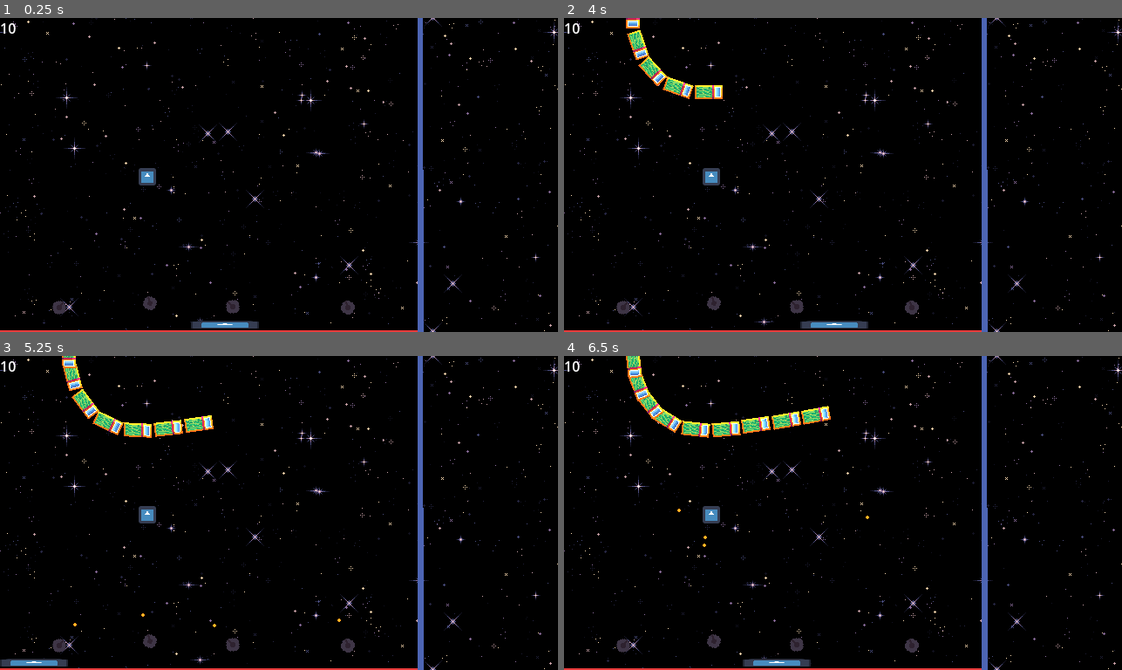
Above: before the commit, frames 1-4 (two rows, left to right).
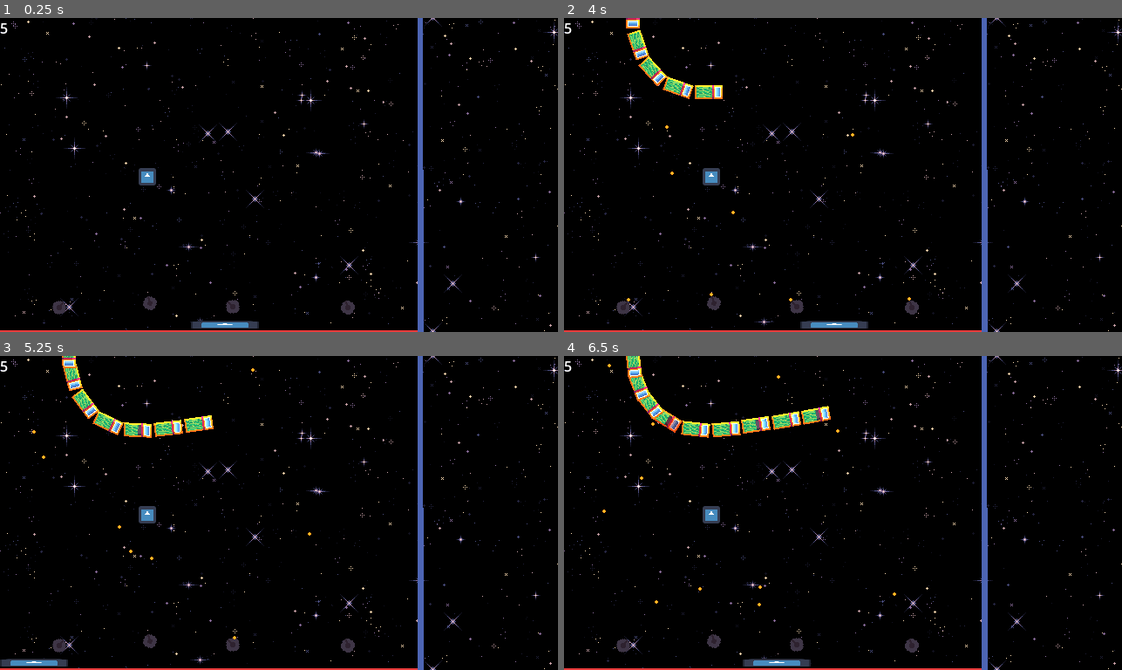
Above: after the commit, the same moments.

Repository: xefensor/tower-breakout
Game: Godot game, scene res://Game.tscn
Same seed, same stepped clock (60 frames per second), same inputs: the game is played once before the commit and once after it. The engine's default icon, where the game draws it, is replaced by a stand-in: a white triangle on a blue panel in a dark square.
Inputs (mouse positions are in pixels of both pictures, inside the frame that each line leads up to):
- Up to frame 1 (0.25 s): no input
- Up to frame 2 (4 s): tap Enter at 0.5 s; move the mouse to (625, 306) at 0.52 s; press the mouse at (625, 306) at 0.53 s; hold D (paddle_right) 0.53-1.28 s; move the mouse to (714, 303) at 1.27 s; release the mouse at (714, 303) at 1.28 s; hold A (paddle_left) 1.28-2.03 s; click (714, 303) at 1.35 s; move the mouse to (909, 306) at 2.02 s; press the mouse at (909, 306) at 2.03 s; hold D (paddle_right) 2.03-3.53 s; move the mouse to (798, 306) at 2.77 s; release the mouse at (798, 306) at 2.78 s; click (798, 306) at 2.85 s; move the mouse to (1010, 222) at 3.52 s; press the mouse at (1010, 222) at 3.53 s; hold A (paddle_left) from 3.53 s (still down)
- Up to frame 3 (5.25 s): keep holding A (paddle_left); move the mouse to (111, 465) at 4.27 s; release the mouse at (111, 465) at 4.28 s; click (111, 465) at 4.35 s; move the mouse to (306, 513) at 5.02 s; press the mouse at (306, 513) at 5.03 s
- Up to frame 4 (6.5 s): move the mouse to (759, 434) at 5.77 s; release A (paddle_left) at 5.78 s; release the mouse at (759, 434) at 5.78 s; hold D (paddle_right) from 5.78 s (still down); click (759, 434) at 5.85 s

The runs differ from the first frame. In frame 1, less than 0.1% of the frame differs, in the area x 0-3%, y 1-5%; in frame 2, 0.1%; in frame 3, 0.1%; in frame 4, 0.3%, in the area x 0-60%, y 1-80%.

Commit message:
bounce types

Diff:
--- a/balls/ball.gd
+++ b/balls/ball.gd
@@ -6,11 +6,14 @@
 
 @export var weight: int = 10
 @export var _health: Health
+@export var bounce_type: BOUNCE_TYPE
 @export var bounce_audio_player: OneShotAudioPlayer
 
 var triggers: Array[Trigger]
 
 @onready var _visible_on_screen_notifier_2D: VisibleOnScreenNotifier2D = NodeUtils.get_child_by_class(self, VisibleOnScreenNotifier2D)
+
+enum BOUNCE_TYPE {NORMAL, REVERSE, SNIPER, CANNON}
 
 
 func _ready() -> void:
@@ -20,8 +23,6 @@
 	_health.died.connect(queue_free)
 
 	triggers.append(TriggerDamageable.new())
-	triggers[0].bounce.ball = self
-	triggers[0].bounce.audio_player = $OneShotAudioPlayer
 	hitted_damageable.connect(triggers[0].trigger)
 
 
@@ -31,15 +32,51 @@
 	var collision_info: KinematicCollision2D = move_and_collide(velocity * delta)
 	if collision_info:
 		var _collider: Object = collision_info.get_collider()
+		var hitted_enemy := false
 
 		if _collider is Paddle:
 			_collider.ball_hit(self)
 			return
 		elif _collider.has_method("take_damage"):
 			hitted_damageable.emit(collision_info)
+			hitted_enemy = true
+
+		bounce_audio_player.one_shot_play(Level.instance)
+		velocity = calculate_baunce(bounce_type, collision_info, hitted_enemy)
 
 		_health.take_damage(1)
 		move_and_collide(velocity * delta)
+
+
+func calculate_baunce(bounce_type: BOUNCE_TYPE, collision_info: KinematicCollision2D, hitted_enemy: bool) -> Vector2:
+	var normal: Vector2 = collision_info.get_normal()
+	var bounce: Vector2 = velocity.bounce(normal)
+
+	match bounce_type:
+		BOUNCE_TYPE.NORMAL:
+			bounce = velocity.bounce(normal)
+		BOUNCE_TYPE.REVERSE:
+			bounce = velocity.rotated(PI)
+		BOUNCE_TYPE.SNIPER:
+			if not hitted_enemy:
+				var enemies := get_tree().get_nodes_in_group("enemies")
+
+				if enemies:
+					var nearest_node: Node2D = null
+					var nearest_distance: float = INF
+
+					for node in enemies:
+						var dist = global_position.distance_to(node.global_position)
+						if dist < nearest_distance:
+							nearest_distance = dist
+							nearest_node = node
+
+					bounce = (nearest_node.global_position - global_position).normalized() * velocity.length()
+		BOUNCE_TYPE.CANNON:
+			if collision_info.get_collider().is_queued_for_deletion():
+				bounce = velocity
+
+	return bounce + collision_info.get_collider_velocity() * 0.5
 
 
 func _on_death() -> void:
--- a/balls/ball.tscn
+++ b/balls/ball.tscn
@@ -9,8 +9,8 @@
 [sub_resource type="Resource" id="Resource_ota7r"]
 resource_local_to_scene = true
 script = ExtResource("2_5j7o3")
-max_health = 10
-current_health = 10
+max_health = 5
+current_health = 5
 damageable = true
 killable = true
 healable = true
@@ -29,6 +29,7 @@
 collision_mask = 35
 script = ExtResource("1_ht7ih")
 _health = SubResource("Resource_ota7r")
+bounce_type = 3
 bounce_audio_player = NodePath("OneShotAudioPlayer")
 metadata/_custom_type_script = "uid://dqe2rhlr6ul7l"
 
--- a/balls/bounce/bounce.gd
+++ /dev/null
@@ -1,13 +0,0 @@
-class_name Bounce
-extends Resource
-
-
-var ball: Ball
-var audio_player: OneShotAudioPlayer
-
-
-func bounce(collision_info: KinematicCollision2D):
-	audio_player.one_shot_play(Level.instance)
-
-	var normal: Vector2 = collision_info.get_normal()
-	ball.velocity = ball.velocity.bounce(normal) + collision_info.get_collider_velocity()*0.5
--- a/balls/triggers/trigger.gd
+++ b/balls/triggers/trigger.gd
@@ -3,7 +3,6 @@
 
 
 var effects: Array[Effect]
-var bounce: Bounce = Bounce.new()
 
 
 #func trigger():
--- a/balls/triggers/trigger_damageable.gd
+++ b/balls/triggers/trigger_damageable.gd
@@ -10,5 +10,3 @@
 func trigger(collision_info: KinematicCollision2D):
 	for effect in effects:
 		effect.play(collision_info.get_collider())
-
-	bounce.bounce(collision_info)
--- a/enemies/truck_01/enemy.gd
+++ b/enemies/truck_01/enemy.gd
@@ -1,6 +1,5 @@
 class_name Enemy
 extends AnimatableBody2D
-
 
 signal died()
 
@@ -8,8 +7,13 @@
 @export var paddle_damage: int = 1
 @export var explosion_audio_player: OneShotAudioPlayer
 @export var explosion_sprite: OneShotAnimatedSprite2D
+@export var hit_color: Color = Color(1, 0.3, 0.3) # červený efekt
+@export var hit_duration: float = 0.1
+
+var tween : Tween
 
 @onready var health_bar: TextureProgressBar = NodeUtils.get_child_by_class(self, TextureProgressBar)
+@onready var sprite: CanvasItem = $Sprite2D # uprav podle toho, co používáš
 
 
 func _init() -> void:
@@ -28,6 +32,14 @@
 
 func take_damage(amount: int) -> void:
 	health.take_damage(amount)
+	_play_hit_effect()
+
+
+func _play_hit_effect() -> void:
+	tween = create_tween()
+	var original_color := sprite.modulate
+	sprite.modulate = hit_color
+	tween.tween_property(sprite, "modulate", original_color, hit_duration)
 
 
 func die() -> void:
@@ -42,4 +54,4 @@
 
 
 func _on_health_changed(newhealth : int) -> void:
-	health_bar.value = 100 /health.max_health * newhealth
+	health_bar.value = 100 / health.max_health * newhealth
--- a/enemies/truck_01/truck_01.tscn
+++ b/enemies/truck_01/truck_01.tscn
@@ -72,7 +72,7 @@
 progression_speed = 50.0
 metadata/_custom_type_script = "uid://c6x0vlshg7kfq"
 
-[node name="Enemy" type="AnimatableBody2D" parent="." node_paths=PackedStringArray("explosion_audio_player", "explosion_sprite")]
+[node name="Enemy" type="AnimatableBody2D" parent="." node_paths=PackedStringArray("explosion_audio_player", "explosion_sprite") groups=["enemies"]]
 collision_layer = 32
 collision_mask = 4
 sync_to_physics = false
--- a/levels/test_level_01.tscn
+++ b/levels/test_level_01.tscn
@@ -21,8 +21,8 @@
 
 [sub_resource type="Resource" id="Resource_r1saj"]
 script = ExtResource("2_wro8d")
-max_health = 10
-current_health = 10
+max_health = 5
+current_health = 5
 damageable = true
 killable = true
 healable = true
@@ -84,8 +84,8 @@
 
 [sub_resource type="Resource" id="Resource_ospbt"]
 script = ExtResource("2_wro8d")
-max_health = 10
-current_health = 10
+max_health = 5
+current_health = 5
 damageable = true
 killable = true
 healable = false
--- a/paddles/paddle.tscn
+++ b/paddles/paddle.tscn
@@ -7,8 +7,8 @@
 
 [sub_resource type="Resource" id="Resource_i2dyn"]
 script = ExtResource("2_m348f")
-max_health = 10
-current_health = 10
+max_health = 5
+current_health = 5
 damageable = true
 killable = true
 healable = true
--- a/project.godot
+++ b/project.godot
@@ -29,6 +29,7 @@
 [global_group]
 
 towers=""
+enemies=""
 
 [input]
 
--- a/systems/health.gd
+++ b/systems/health.gd
@@ -5,8 +5,8 @@
 signal health_changed(new_health: int)
 signal died()
 
-@export var max_health: int = 10
-@export var current_health: int = 10:
+@export var max_health: int = 5
+@export var current_health: int = 5:
 	set(new_health):
 		current_health = new_health
 		health_changed.emit(current_health)
--- a/towers/tower.tscn
+++ b/towers/tower.tscn
@@ -15,7 +15,7 @@
 metadata/_custom_type_script = "uid://detnputo7h1qo"
 
 [node name="Timer" type="Timer" parent="."]
-wait_time = 5.0
+wait_time = 1.98
 
 [node name="Marker2D" type="Marker2D" parent="."]
 position = Vector2(9, 0)
Not shown, removed: balls/bounce/bounce.gd.uid
